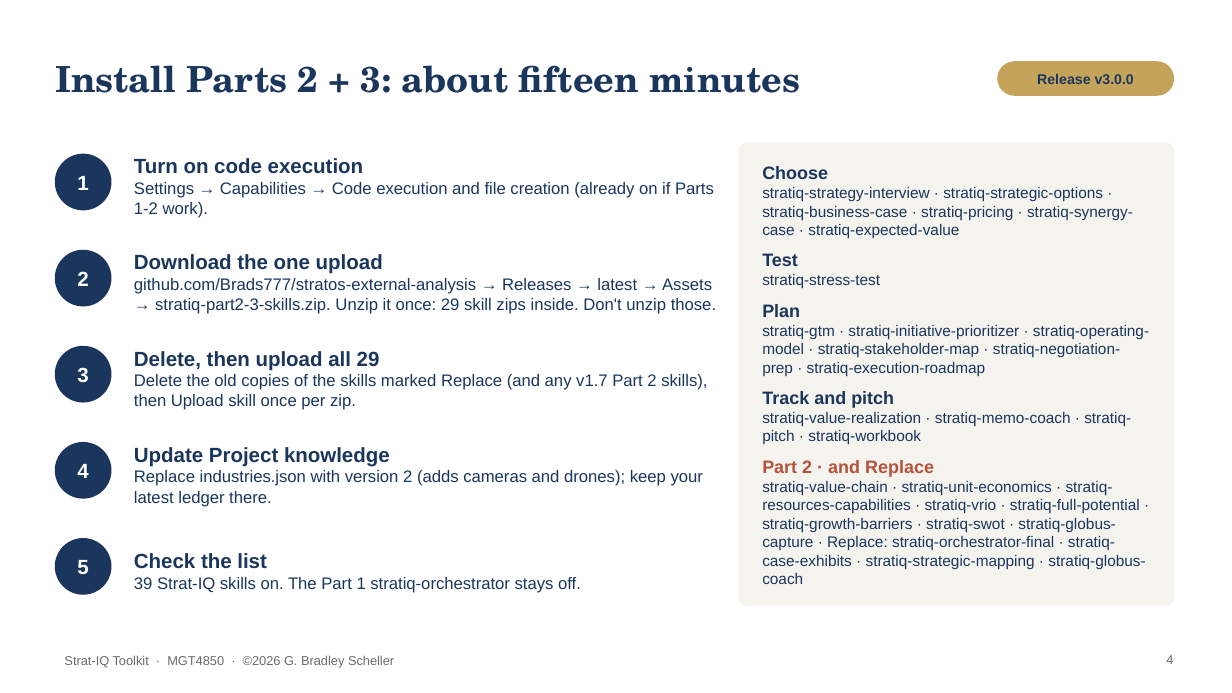
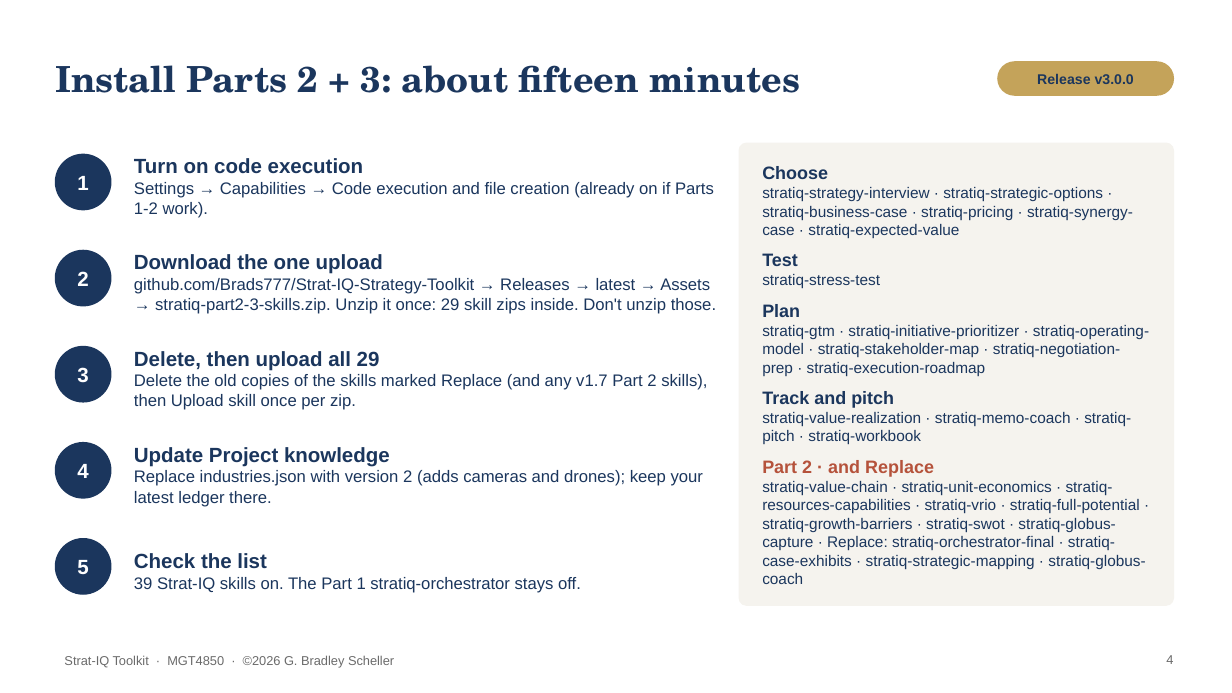
Before and after one commit to Brads777/Strat-IQ-Strategy-Toolkit, a slide deck: slide 4 of release-assets/StratIQ_v3_Parts2-3_Walkthrough.pptx. Drawn at 1232x693 pixels with LibreOffice and Linux fonts; fonts in the diff are those of the drawing. Boxes give left, top, right and bottom in pixels: in the first picture for what was removed or moved away, otherwise in the second. Text is boxed around its words. In the diff, an @@ line names an element or a change of style, - is before the commit and + after.

```diff
--- a/release-assets/StratIQ_v3_Parts2-3_Walkthrough.pptx
+++ b/release-assets/StratIQ_v3_Parts2-3_Walkthrough.pptx
@@ text at [134, 278, 716, 314]: text changed @@
-github.com/Brads777/stratos-external-analysis → Releases → latest → Assets → stratiq-part2-3-skills.zip. Unzip it once: 29 skill zips inside. Don't unzip those.
+github.com/Brads777/Strat-IQ-Strategy-Toolkit → Releases → latest → Assets → stratiq-part2-3-skills.zip. Unzip it once: 29 skill zips inside. Don't unzip those.
```
Also in this commit, not shown: 1 other slide changed, 9 other files.
